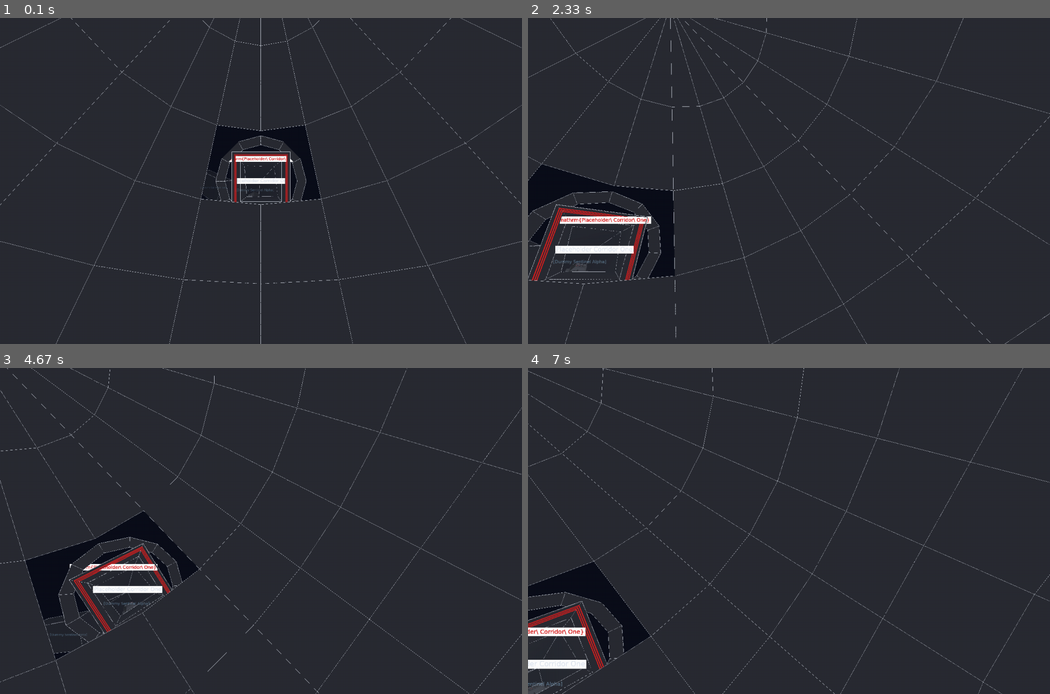
Above: before the commit, frames 1-4 (two rows, left to right).
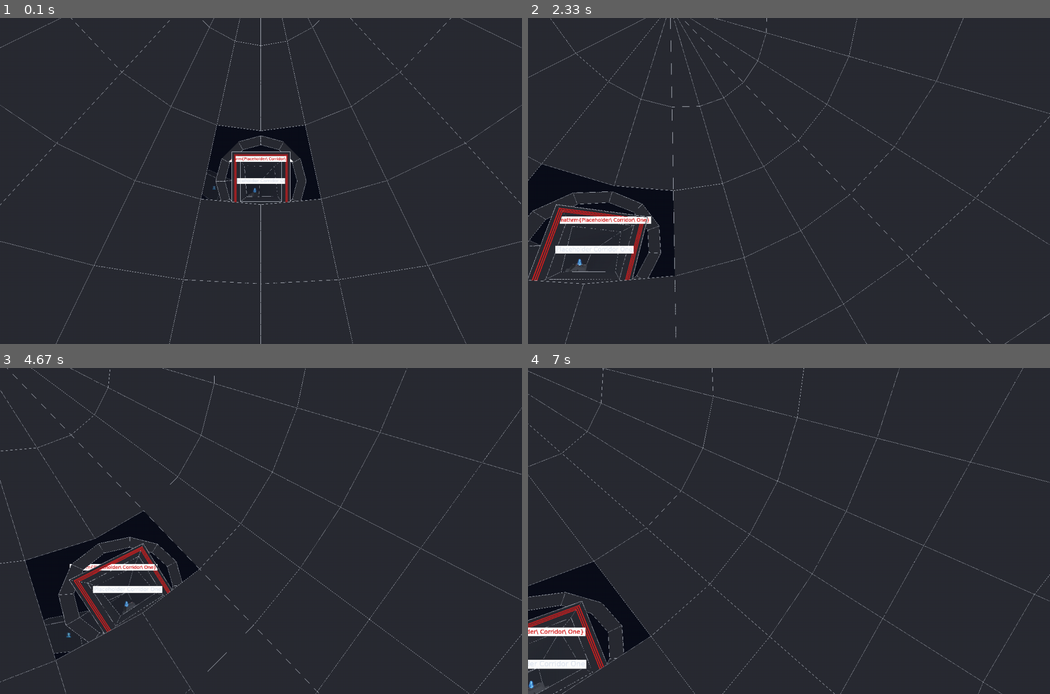
Above: after the commit, the same moments.

Repository: strulovitz/peaktogether-website
Game: pygame game, started from app.py
Same seed, same stepped clock (60 frames per second), same inputs: the game is played once before the commit and once after it.
Inputs:
- Up to frame 1 (0.1 s): no input
- Up to frame 2 (2.33 s): hold Right 0.33-0.8 s; hold Up 0.83-1.13 s; hold Right 1.17-1.63 s; hold Left 1.67-2.2 s; hold Down from 2.23 s (still down)
- Up to frame 3 (4.67 s): release Down at 2.53 s; hold Left 2.57-2.97 s; hold Up 3-3.37 s; hold Right 3.4-4.03 s; hold Down 4.07-4.43 s; hold Left from 4.47 s (still down)
- Up to frame 4 (7 s): release Left at 4.93 s; hold Right 4.97-5.43 s; hold Up 5.47-5.77 s; hold Right 5.8-6.27 s; hold Left 6.3-6.83 s; hold Down from 6.87 s (still down)

The runs differ from the first frame. In frame 1, less than 0.1% of the frame differs, in the area x 38-53%, y 51-54%; in frame 2, less than 0.1%; in frame 3, less than 0.1%, in the area x 9-29%, y 71-83%; in frame 4, less than 0.1%.

Commit message:
REVERT: undo all Brief #9 child code changes (format errors — parent will re-issue)

Diff:
--- a/content_parser.py
+++ b/content_parser.py
@@ -51,7 +51,6 @@
     segments: list          # list[Segment], in file order
     eye_color_key: str      # a ledger key, or "NEUTRAL"
     fizzles: dict           # weapon_name -> why-not text
-    required_technique_id: str   # <-- ADDED (Brief #9)
 
 
 @dataclass
@@ -370,19 +369,6 @@
 
 
 # ---------------------------------------------------------------------------
-# VULNERABLE_TO parsing (Brief #9 — TODO(DeepSeek): this needs to be
-# integrated into _parse_robot()'s block-token dispatch, NOT called as a
-# standalone line-by-line parser. The tokenizer already produces block
-# tokens for this directive. Follow the existing EYE { } pattern.)
-_VULNERABLE_RE = re.compile(r'VULNERABLE_TO\s*\{\s*([A-Za-z0-9_]+)\s*\}')
-
-def _parse_vulnerable_to(line, lineno, filename):
-    """Returns the technique id token, or None if this line isn't the directive."""
-    m = _VULNERABLE_RE.search(line)
-    if m:
-        return m.group(1)
-    return None
-
 # Value-arc parsing (public helper)
 # ---------------------------------------------------------------------------
 
@@ -539,7 +525,6 @@
     segments = []
     eye = None
     fizzles = {}
-    required_technique_id = None  # Brief #9
 
     _explain_map = {
         "EXPLAIN_MATHEMATICIAN": "mathematician",
@@ -573,13 +558,6 @@
             if arg is None:
                 raise ParseError(f"{fname}:{ln}: FIZZLE missing weapon name")
             fizzles[arg] = _clean_body(body)
-        elif keyword == "VULNERABLE_TO":  # Brief #9
-            tok_id = _clean_body(body).strip()
-            if not re.match(r'^[A-Za-z0-9_]+$', tok_id):
-                raise ParseError(
-                    f"{fname}:{ln}: VULNERABLE_TO body must be [A-Za-z0-9_]+, got {tok_id!r}"
-                )
-            required_technique_id = tok_id
         else:
             raise ParseError(f"{fname}:{ln}: unexpected robot block {keyword!r}")
 
@@ -595,8 +573,6 @@
             raise ParseError(f"{fname}: robot {number} missing EXPLAIN_{required.upper()} block")
     if eye is None:
         raise ParseError(f"{fname}: robot {number} missing EYE block")
-    if required_technique_id is None:  # Brief #9
-        raise ParseError(f"{fname}: robot {number} missing VULNERABLE_TO block")
 
     return RobotData(
         number=number,
@@ -607,7 +583,6 @@
         segments=segments,
         eye_color_key=eye,
         fizzles=fizzles,
-        required_technique_id=required_technique_id,  # Brief #9
     )
 
 
--- a/corridors/01_dummy.txt
+++ b/corridors/01_dummy.txt
@@ -39,7 +39,6 @@
   $Y$       | beta
 }
 EYE { alpha }
-VULNERABLE_TO { dummy_technique }
 FIZZLE BAR { The technique BAR does not apply here because this is a
              placeholder and BAR is the wrong placeholder. }
 FIZZLE BAZ { BAZ fizzles: it solves a different dummy problem. }
@@ -60,5 +59,4 @@
   $Z$       | delta
 }
 EYE { delta }
-VULNERABLE_TO { dummy_technique }
 FIZZLE BAR { BAR still does not apply, even to the second robot. }
--- a/corridors/02_dummy.txt
+++ b/corridors/02_dummy.txt
@@ -33,5 +33,4 @@
   $Q$       | two
 }
 EYE { two }
-VULNERABLE_TO { dummy_technique }
 FIZZLE GADGET { GADGET does not apply: wrong placeholder family. }
--- a/corridors/03_dummy.txt
+++ b/corridors/03_dummy.txt
@@ -34,5 +34,4 @@
   $K$       | mix
 }
 EYE { mix }
-VULNERABLE_TO { dummy_technique }
 FIZZLE SPANNER { Even SPANNER fizzles on this placeholder. }
--- a/corridors/maxwell.txt
+++ /dev/null
@@ -1,178 +0,0 @@
-# ============================================================
-# MAXWELL TEST CORRIDOR  (Brief #9)
-# ASSET MANIFEST:
-# faces:     faces/gauss.png faces/faraday.png faces/ampere.png faces/maxwell.png  (natural color, 512x512)
-# holograms: holograms/gauss.png holograms/faraday.png holograms/ampere.png holograms/maxwell.png (blue, 512x512)
-# gauss_e AND gauss_m both use the Gauss face/hologram (one image, two robots)
-# ============================================================
-
-LEDGER {
-    red    = electric field E
-    blue   = magnetic field B
-    purple = E and B together
-}
-
-# ------------------------------------------------------------
-ROBOT {
-    number 1
-    NAME { Gauss's Law (Electric) }
-    BRIEFING_HINT { This sentinel guards charge. It answers only to the law that ties electric flux to the charge enclosed. }
-    PROBLEM { Gauss's law (electric) states that the net electric flux through any closed surface is proportional to the electric charge enclosed within that surface. In differential form, the divergence of the electric field equals the charge density divided by the permittivity of free space. }
-
-    EXPLAIN_WHAT { This law relates the spreading-out of the electric field to where electric charge sits. Wherever charge piles up, field lines are born or buried. }
-    EXPLAIN_WHY  { It lets an engineer find the electric field from a known charge distribution, by tallying the charge sealed inside a chosen surface. }
-    EXPLAIN_HOW  { Pick a closed surface, add up the charge inside, and divide by the permittivity. The flux out the surface follows. For a small box of charge [[ $Q = 4.0\,\mathrm{nC}$ | 4.0 ]] with permittivity [[ $\varepsilon_0 = 8.85\times10^{-12}\,\mathrm{F/m}$ | 8.85e-12 ]], the enclosed flux is [[ $\Phi_E = Q/\varepsilon_0 \approx 452\,\mathrm{V\,m}$ | 452 ]]. }
-    EXPLAIN_SO   { So a single resting charge has a field that points straight outward, falling off with distance — no magnetism needed to describe it. }
-
-    SEGMENTS {
-        \nabla \cdot \mathbf{E} = \dfrac{\rho}{\varepsilon_0} | red
-    }
-
-    EYE { red }
-    VULNERABLE_TO { gauss_e }
-
-    FIZZLE gauss_m {
-        Gentle miss :-) That was the magnetic Gauss law — it says magnetism has no sources, so it can't account for the enclosed charge this sentinel is built from. You want the ELECTRIC flux law instead.
-    }
-    FIZZLE faraday {
-        Soft fizzle. Faraday's law is about a CHANGING magnetic field stirring up electric fields in loops. This robot is a static-charge problem — no change, no loops. Reach for the electric flux law (Gauss, electric).
-    }
-    FIZZLE ampere {
-        That bounced off harmlessly. Ampere's law links a magnetic field to the current that makes it. There's no current here — only resting charge. Try the electric Gauss law.
-    }
-    FIZZLE maxwell {
-        Pretty, but it fizzled. Maxwell's correction adds a changing-E term to magnetism — overkill for a still charge with no fields changing. The plain electric flux law is the key.
-    }
-}
-
-# ------------------------------------------------------------
-ROBOT {
-    number 2
-    NAME { Gauss's Law (Magnetic) }
-    BRIEFING_HINT { This sentinel insists there are no magnetic charges. Answer it with the law that says magnetic field lines never end. }
-    PROBLEM { Gauss's law for magnetism states that the net magnetic flux through any closed surface is zero, expressing the experimental absence of magnetic monopoles. In differential form, the divergence of the magnetic field vanishes everywhere. }
-
-    EXPLAIN_WHAT { This law says magnetic field lines have no beginnings and no endings — they always close into loops. There is no such thing as an isolated north pole. }
-    EXPLAIN_WHY  { It guarantees that whatever magnetic flux enters a closed surface also leaves it, which constrains every magnetic-field calculation. }
-    EXPLAIN_HOW  { Sum the magnetic flux over a closed surface and it must come to zero. For a bar magnet inside a sphere, flux out the north side [[ $\Phi_{out} = +1.2\,\mathrm{mWb}$ | 1.2 ]] is exactly cancelled by flux in the south side [[ $\Phi_{in} = -1.2\,\mathrm{mWb}$ | -1.2 ]], net [[ $\Phi_B = 0\,\mathrm{Wb}$ | 0 ]]. }
-    EXPLAIN_SO   { So you can never trap a lone magnetic pole — cut a magnet in half and each piece grows its own pair of poles. }
-
-    SEGMENTS {
-        \nabla \cdot \mathbf{B} = 0 | blue
-    }
-
-    EYE { blue }
-    VULNERABLE_TO { gauss_m }
-
-    FIZZLE gauss_e {
-        Gentle miss :-) That was the ELECTRIC flux law, which ties flux to enclosed charge. But magnetism has no charges — this sentinel needs the law whose flux is always zero. Use the magnetic Gauss law.
-    }
-    FIZZLE faraday {
-        Soft fizzle. Faraday's law is about changing magnetic fields inducing electric ones. This robot is the static statement that magnetic flux closes on itself. Try Gauss's law for magnetism.
-    }
-    FIZZLE ampere {
-        That fizzled harmlessly. Ampere's law connects magnetic fields to currents — it's about the SOURCE of B, not about flux summing to zero. Reach for the magnetic Gauss law.
-    }
-    FIZZLE maxwell {
-        No harm done. Maxwell's correction patches Ampere's law with a changing-E term. This robot just states "no magnetic monopoles." Use the magnetic flux law (Gauss, magnetic).
-    }
-}
-
-# ------------------------------------------------------------
-ROBOT {
-    number 3
-    NAME { Faraday's Law }
-    BRIEFING_HINT { This sentinel couples the two fields: a changing magnet stirs an electric whirl. Answer it with the induction law. }
-    PROBLEM { Faraday's law of induction states that the curl of the electric field equals the negative time rate of change of the magnetic field. A time-varying magnetic flux through a loop induces a circulating electromotive force around that loop. }
-
-    EXPLAIN_WHAT { This law says a magnetic field that changes in time wraps an electric field around it. It is the rule behind every generator and transformer. }
-    EXPLAIN_WHY  { It lets an engineer turn motion or a switching magnet into voltage, predicting the induced EMF from how fast the magnetic flux changes. }
-    EXPLAIN_HOW  { Take the rate of change of magnetic flux and negate it to get the loop EMF. With flux falling at [[ $d\Phi_B/dt = -0.30\,\mathrm{Wb/s}$ | -0.30 ]] through [[ $N = 200$ | 200 ]] turns, the induced EMF is [[ $\mathcal{E} = -N\,d\Phi_B/dt = 60\,\mathrm{V}$ | 60 ]]. }
-    EXPLAIN_SO   { So you cannot treat E and B separately here — wiggle the magnet and electricity appears. This is where the two fields genuinely couple. }
-
-    SEGMENTS {
-        \nabla \times \mathbf{E} = -\dfrac{\partial \mathbf{B}}{\partial t} | purple
-    }
-
-    EYE { purple }
-    VULNERABLE_TO { faraday }
-
-    FIZZLE gauss_e {
-        Gentle miss :-) The electric flux law handles resting charge. But this sentinel is about a CHANGING magnetic field inducing electricity — both fields are in play. You want Faraday's induction law.
-    }
-    FIZZLE gauss_m {
-        Soft fizzle. The magnetic flux law is a static "no monopoles" rule. This robot is dynamic: a changing B making a curling E. Reach for Faraday's law.
-    }
-    FIZZLE ampere {
-        That bounced harmlessly. Ampere's law makes B from current. Faraday's is the mirror twin — a changing B making E. Notice the coupling of both fields here, and use Faraday's law.
-    }
-    FIZZLE maxwell {
-        Close cousins, but it fizzled! Maxwell's correction adds changing-E to Ampere's (magnetism) side. This robot is the induction side — changing-B making E. Use Faraday's law.
-    }
-}
-
-# ------------------------------------------------------------
-ROBOT {
-    number 4
-    NAME { Ampere's Law }
-    BRIEFING_HINT { This sentinel guards steady current. Answer it with the law that builds a magnetic field from the current flowing through. }
-    PROBLEM { Ampere's law (in its original, magnetostatic form) states that the curl of the magnetic field equals the permeability of free space times the electric current density. The circulation of the magnetic field around a closed loop is set by the current threading that loop. }
-
-    EXPLAIN_WHAT { This law says an electric current wraps a magnetic field around itself. Run current up a wire and a circle of magnetism surrounds it. }
-    EXPLAIN_WHY  { It lets an engineer compute the magnetic field of wires, coils, and solenoids directly from the current they carry. }
-    EXPLAIN_HOW  { Add up the magnetic field around a closed loop; it equals permeability times enclosed current. Around a wire carrying [[ $I = 3.0\,\mathrm{A}$ | 3.0 ]] at radius [[ $r = 5.0\,\mathrm{mm}$ | 5.0e-3 ]], the field is [[ $B = \mu_0 I / (2\pi r) \approx 1.2\times10^{-4}\,\mathrm{T}$ | 1.2e-4 ]]. }
-    EXPLAIN_SO   { So a steady current alone is enough to make magnetism — no changing fields required in this static picture. }
-
-    SEGMENTS {
-        \nabla \times \mathbf{B} = \mu_0 \mathbf{J} | blue
-    }
-
-    EYE { blue }
-    VULNERABLE_TO { ampere }
-
-    FIZZLE gauss_e {
-        Gentle miss :-) The electric flux law is about enclosed charge, not flowing current. This sentinel makes magnetism FROM current. Reach for Ampere's law.
-    }
-    FIZZLE gauss_m {
-        Soft fizzle. The magnetic flux law says B-lines close up — true, but it doesn't tell you the SOURCE of B. The source here is current. Use Ampere's law.
-    }
-    FIZZLE faraday {
-        That fizzled gently. Faraday's law makes E from a changing B. This robot is the reverse and the steady case: current making B. Try Ampere's law.
-    }
-    FIZZLE maxwell {
-        So near! It fizzled though. Maxwell's correction is Ampere's law PLUS a changing-E term. This sentinel is the plain, steady-current Ampere's law — no changing fields. Use Ampere's law.
-    }
-}
-
-# ------------------------------------------------------------
-ROBOT {
-    number 5
-    NAME { Maxwell's Correction }
-    BRIEFING_HINT { The final sentinel demands the missing piece: a changing electric field acts like a current. Answer with Maxwell's correction. }
-    PROBLEM { Maxwell's correction (the Ampere–Maxwell law) augments Ampere's law with the displacement-current term: the curl of the magnetic field equals the permeability times the sum of the conduction current density and the permittivity times the time rate of change of the electric field. This term completes the equations and permits electromagnetic waves. }
-
-    EXPLAIN_WHAT { This law adds a new source of magnetism: a CHANGING electric field, even with no real current, behaves like a current and creates a magnetic field. }
-    EXPLAIN_WHY  { It closes the gap in Ampere's law (e.g. between capacitor plates where no charge crosses) and predicts light itself as a self-sustaining E–B wave. }
-    EXPLAIN_HOW  { Add the displacement current to the real current. For a capacitor with E rising at [[ $dE/dt = 5.0\times10^{9}\,\mathrm{V/(m\,s)}$ | 5.0e9 ]] and permittivity [[ $\varepsilon_0 = 8.85\times10^{-12}\,\mathrm{F/m}$ | 8.85e-12 ]], the displacement current density is [[ $J_d = \varepsilon_0\,dE/dt \approx 4.4\times10^{-2}\,\mathrm{A/m^2}$ | 4.4e-2 ]]. }
-    EXPLAIN_SO   { So a changing E feeds B and a changing B feeds E — the two fields hand energy back and forth and sail off together as light. This is the deepest coupling of the two fields. }
-
-    SEGMENTS {
-        \nabla \times \mathbf{B} = \mu_0 \mathbf{J} + \mu_0 \varepsilon_0 \dfrac{\partial \mathbf{E}}{\partial t} | purple
-    }
-
-    EYE { purple }
-    VULNERABLE_TO { maxwell }
-
-    FIZZLE gauss_e {
-        Gentle miss :-) The electric flux law handles resting charge only. This final sentinel is the dynamic coupling where a changing E makes B. Use Maxwell's correction.
-    }
-    FIZZLE gauss_m {
-        Soft fizzle. The magnetic flux law is the static "no monopoles" rule. This robot adds the displacement-current term that couples the fields. Reach for Maxwell's correction.
-    }
-    FIZZLE faraday {
-        That fizzled gently. Faraday's law is the OTHER coupling: changing B makes E. This sentinel is the changing-E-makes-B side. Use Maxwell's correction.
-    }
-    FIZZLE ampere {
-        So close! But it fizzled. Plain Ampere's law is missing exactly one piece here — the changing-E (displacement-current) term. Add that piece: use Maxwell's correction.
-    }
-}
--- a/levels/maxwell.txt
+++ /dev/null
@@ -1,3 +0,0 @@
-title: Maxwell Test Corridor
-corridors:
-  ../corridors/maxwell.txt
--- a/robots.py
+++ b/robots.py
@@ -297,7 +297,6 @@
     def __init__(self, robot_data, palette, station_pose,
                  paint=None, size=1.0):
         # --- data path (the ONLY things robots reads from RobotData) ---
-        self._robot_data = robot_data                    # Brief #9
         self.name = getattr(robot_data, "name", "[ROBOT]")
         self._eye_key = getattr(robot_data, "eye_color_key", "NEUTRAL")
 
@@ -381,14 +380,6 @@
         contract for lock-on / targeting / demos. (base_pos remains the
         un-bobbed station anchor.)"""
         return self._world_center()
-
-    @property
-    def number(self):               # Brief #9
-        return self._robot_data.number
-
-    @property
-    def required_technique_id(self):  # Brief #9
-        return self._robot_data.required_technique_id
 
     def play_defeat(self):
         """Trigger the multi-burst explosion; afterward the body is gone."""
--- /dev/null
+++ b/test_quat.py
@@ -0,0 +1,12 @@
+import numpy as np
+import render
+
+def fwd(d):
+    return render.ship_forward(render.quat_look_along(d))
+
+print('(0,0,-1):', np.round(fwd((0,0,-1)), 4))
+print('(1,0,0):',  np.round(fwd((1,0,0)), 4))
+print('(0,0,1):',  np.round(fwd((0,0,1)), 4))
+print('(1,1,1):',  np.round(fwd((1,1,1)), 4))
+print('(0,1,0):',  np.round(fwd((0,1,0)), 4))
+print('no NaN for (0,1,0):', not np.any(np.isnan(render.quat_look_along((0,1,0)))))
Binary file added: Dummy_Sentinel_Alpha-hologram.png
Binary file added: Dummy_Sentinel_Beta-hologram.png
